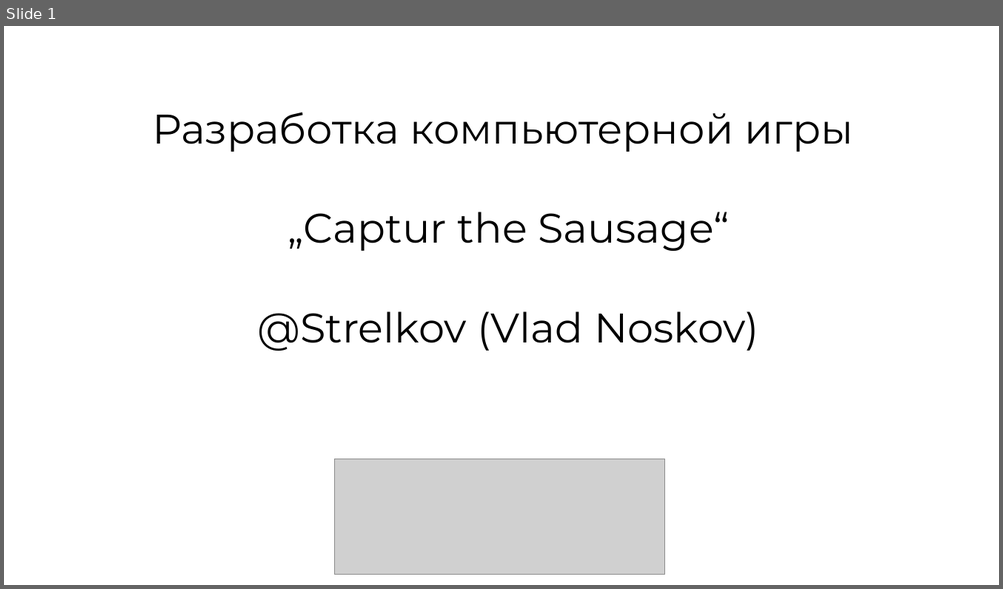
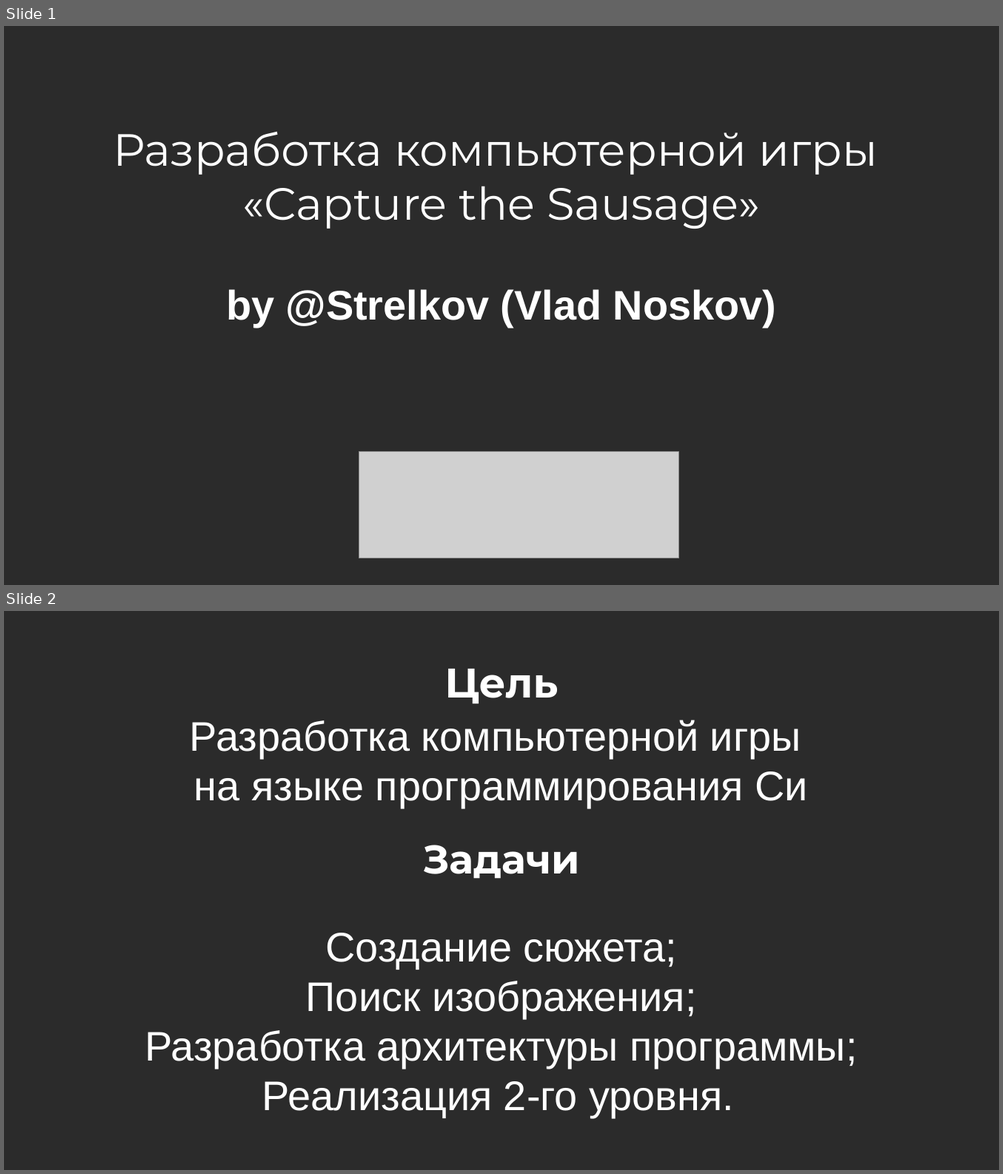
Before and after one commit to VladStrelcov/Game, a slide deck: доклад/доклад .odp. Shown one above the other, each under a label of ours: slide 1 before the commit, slides 1 and 2 after it. The pictures are 1003x589 and 1003x1174 pixels, drawn with LibreOffice and Linux fonts; fonts in the diff are those of the drawing; grey boxes stand for pictures; background and template pictures are left out; a plain dark background stands for a picture behind light text. Boxes give left, top, right and bottom in pixels: in the first picture for what was removed or moved away, otherwise in the second. Text is boxed around its words. In the diff, an @@ line names an element or a change of style, - is before the commit and + after.

```diff
--- a/доклад/доклад .odp
+++ b/доклад/доклад .odp
@@ slide 2 added at [4,611,999,1170], background picture (left out) @@
@@ title added at [444,669,558,704], 33 pt, text #FFFFFF, bold @@
+Цель
@@ text added at [190,720,808,808], 33 pt, text #FFFFFF @@
+Разработка компьютерной игры
+на языке программирования Cи
@@ text added at [423,845,580,879], 32 pt, text #FFFFFF, bold @@
+Задачи
@@ text added at [145,933,856,1118], 33 pt, text #FFFFFF @@
+Создание сюжета;
+Поиск изображения;
+Разработка архитектуры программы;
+Реализация 2-го уровня.
@@ slide 1 changed as well @@
@@ background #FFFFFF to picture (left out) @@
@@ title at [113,132,877,327]: text changed; size 33 to 36 pt; text colour #000000 to #FFFFFF @@
-Разработка компьютерной игры
-„Captur the Sausage“
-@Strelkov (Vlad Noskov)
+Разработка компьютерной игры
+«Capture the Sausage»
+by @Strelkov (Vlad Noskov)
@@ picture: place and size @@
-picture at [334,459,665,575]
+picture at [360,452,679,559]
```
Also in this commit, not shown: 7 other slides added, 4 other files.
